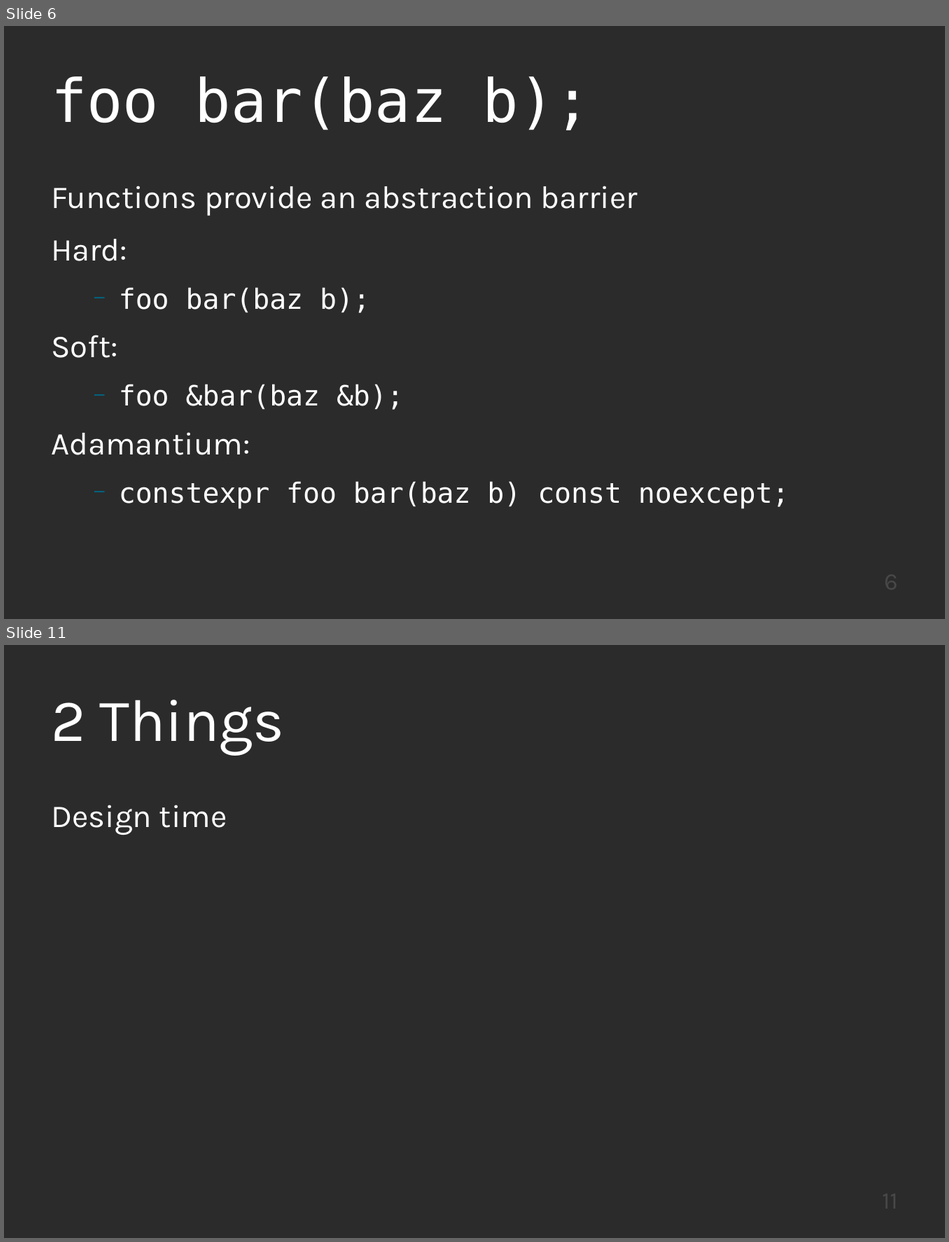
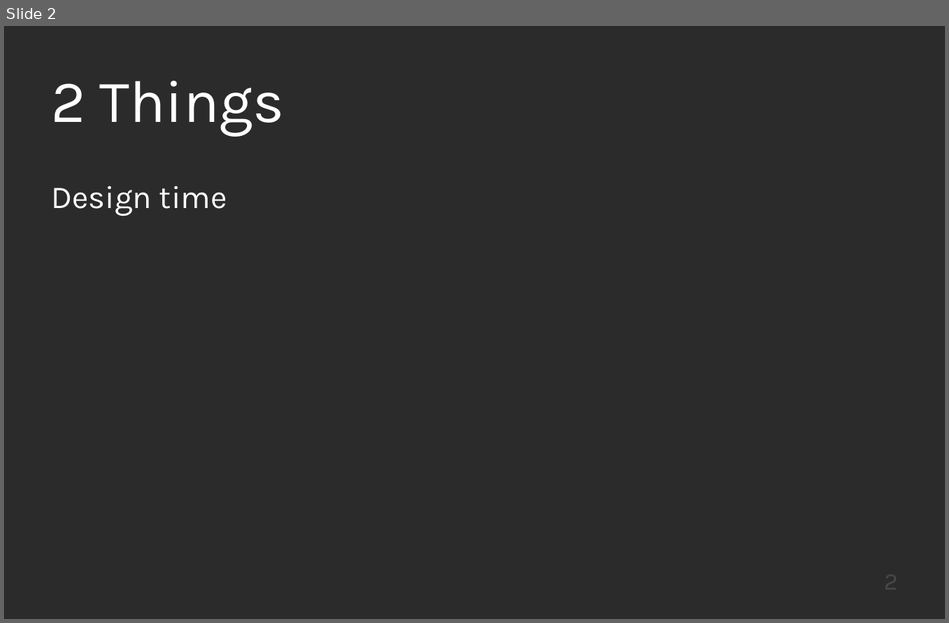
Before and after one commit to KayEss/cpp-designing4performance, a slide deck: slides/Designing APIs For Performance.odp. Shown one above the other, each under a label of ours: slides 6 and 11 before the commit, slide 2 after it; the slides between them are not shown. The pictures are 949x1242 and 949x623 pixels, drawn with LibreOffice and Linux fonts; fonts in the diff are those of the drawing; background and template pictures are left out; a plain dark background stands for a picture behind light text. Boxes give left, top, right and bottom in pixels: in the first picture for what was removed or moved away, otherwise in the second. Text is boxed around its words. In the diff, an @@ line names an element or a change of style, - is before the commit and + after.

```diff
--- a/slides/Designing APIs For Performance.odp
+++ b/slides/Designing APIs For Performance.odp
@@ slide 6 removed at bbox=[4, 26, 945, 619], background picture (left out) @@
@@ title removed at bbox=[51, 76, 591, 130] @@
-foo bar(baz b);
@@ text removed at bbox=[51, 186, 789, 508] @@
-Functions provide an abstraction barrier
-Hard:
-  − foo bar(baz b);
-Soft:
-  − foo &bar(baz &b);
-Adamantium:
-  − constexpr foo bar(baz b) const noexcept;
@@ page number removed at bbox=[679, 566, 898, 607] @@
-6
@@ what was slide 11 is now slide 2 @@
@@ page number at bbox=[679, 566, 898, 607]: text changed @@
-11
+2
```
Also in this commit, not shown: 2 slides changed, 8 other slides removed.
